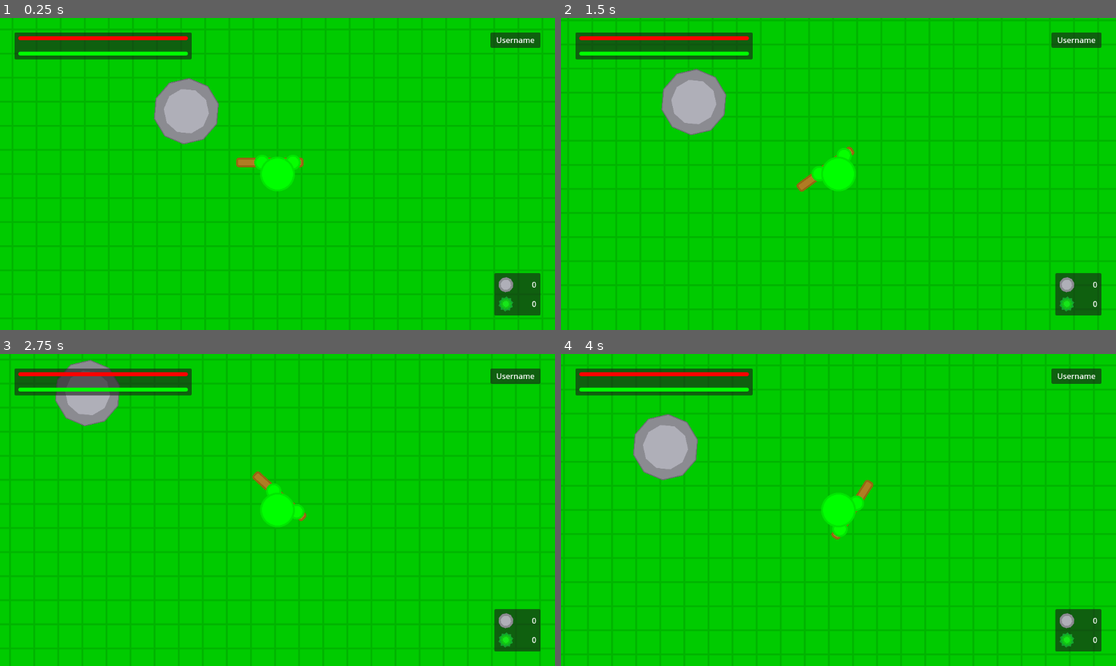
Above: before the commit, frames 1-4 (two rows, left to right).
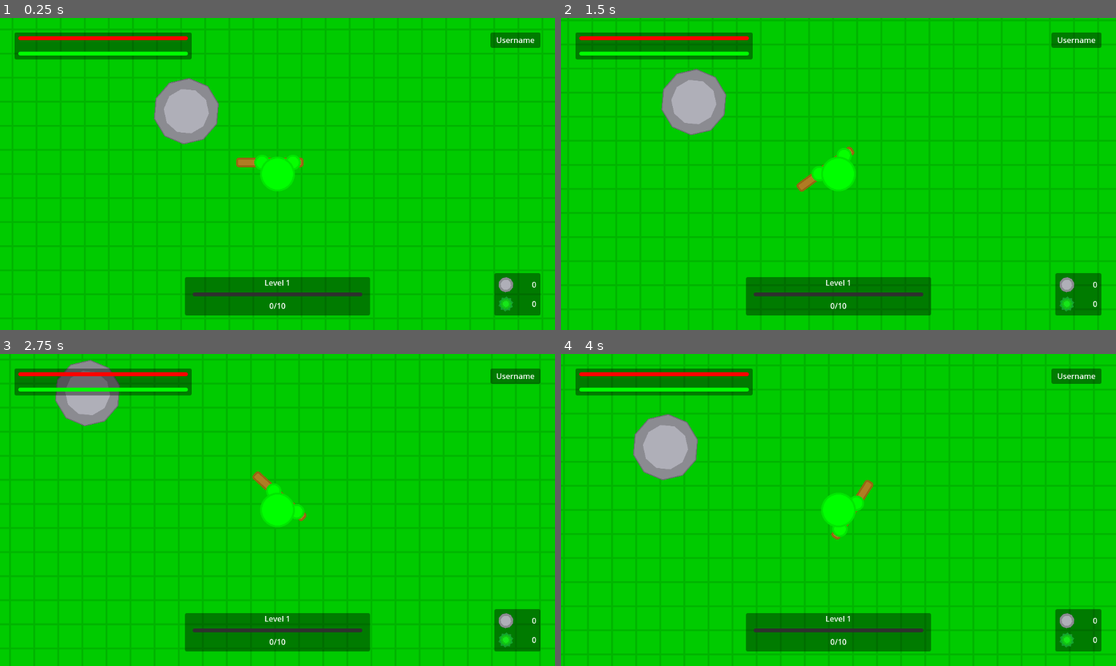
Above: after the commit, the same moments.

Repository: ColormaticStudios/runic-godot
Game: Godot game, scene res://scenes/world.tscn
The game is run twice, just before and just after one commit, with the same random seed, the same clock (stepped at 60 frames per second) and the same inputs.
Inputs (mouse positions are in pixels of both pictures, inside the frame that each line leads up to):
- Up to frame 1 (0.25 s): no input
- Up to frame 2 (1.5 s): tap Enter at 0.5 s; move the mouse to (960, 158) at 0.52 s; press the mouse at (960, 158) at 0.53 s; hold D (move_right) 0.53-1.28 s; move the mouse to (727, 189) at 1.27 s; release the mouse at (727, 189) at 1.28 s; hold S (move_down) from 1.28 s (still down); click (727, 189) at 1.35 s
- Up to frame 3 (2.75 s): move the mouse to (333, 441) at 2.02 s; release S (move_down) at 2.03 s; press the mouse at (333, 441) at 2.03 s; hold D (move_right) from 2.03 s (still down)
- Up to frame 4 (4 s): move the mouse to (810, 572) at 2.77 s; release D (move_right) at 2.78 s; release the mouse at (810, 572) at 2.78 s; hold W (move_up) 2.78-3.53 s; click (810, 572) at 2.85 s; move the mouse to (1005, 556) at 3.52 s; press the mouse at (1005, 556) at 3.53 s; hold A (move_left) from 3.53 s (still down)

The runs differ from the first frame. In frame 1, 6.9% of the frame differs, in the area x 2-98%, y 4-96%; in frame 2, 6.7%; in frame 3, 6.2%; in frame 4, 7.0%.

Commit message:
Add a leveling system

Diff:
--- a/data/character/character.gd
+++ b/data/character/character.gd
@@ -6,16 +6,21 @@
 var immobile = false
 
 var inventory = {
+	"points": 0,
 	"stone": 0,
 	"wood": 0,
 	"food": 0
 }
 var status = {
 	"health": 100,
-	"stamina": 100
+	"stamina": 100,
+	"level": 1
 }
 var current_tool = "none"
 
+
+func get_total_points_for_next_level(): #Yes, this name is very long. Deal with it
+	return status.level*10
 
 func change_tool(tool):
 	current_tool = tool
@@ -40,15 +45,25 @@
 				var hit_object = $body_pivot/raycast.get_collider()
 				if hit_object.type == "resource":
 					inventory[hit_object.resource_type] += 1
+					inventory.points += 1
 					hit_object.get_node("animation").play("hit")
 
 	#update inventory HUD
 	$hud/inventory/stone_label.text = str(inventory.stone)
 	$hud/inventory/wood_label.text = str(inventory.wood)
+	$hud/level/points.text = str(inventory.points) + "/" + str(get_total_points_for_next_level())
+	$hud/level/level_bar.value = inventory.points
 
 	#update status HUD
 	$hud/bars/health.value = status.health
 	$hud/bars/stamina.value = status.stamina
+	$hud/level/level.text = "Level " + str(status.level)
+	$hud/level/level_bar.max_value = get_total_points_for_next_level()
+
+	#level up
+	if inventory.points >= (get_total_points_for_next_level()):
+		inventory.points -= get_total_points_for_next_level()
+		status.level += 1
 
 func _input(event):
 	if event is InputEventMouseMotion:
--- a/data/character/character.tscn
+++ b/data/character/character.tscn
@@ -31,6 +31,16 @@
 "hit": SubResource("Animation_gkjmi")
 }
 
+[sub_resource type="StyleBoxFlat" id="StyleBoxFlat_tb4rh"]
+bg_color = Color(0, 0, 0, 0.392157)
+corner_radius_top_left = 4
+corner_radius_top_right = 4
+corner_radius_bottom_right = 4
+corner_radius_bottom_left = 4
+
+[sub_resource type="Theme" id="Theme_h3iw6"]
+Panel/styles/panel = SubResource("StyleBoxFlat_tb4rh")
+
 [sub_resource type="StyleBoxFlat" id="StyleBoxFlat_5s1x0"]
 bg_color = Color(0.184314, 0.184314, 0.184314, 1)
 corner_radius_top_left = 10
@@ -47,6 +57,13 @@
 
 [sub_resource type="StyleBoxFlat" id="StyleBoxFlat_31scb"]
 bg_color = Color(0, 1, 0, 1)
+corner_radius_top_left = 10
+corner_radius_top_right = 10
+corner_radius_bottom_right = 10
+corner_radius_bottom_left = 10
+
+[sub_resource type="StyleBoxFlat" id="StyleBoxFlat_1p646"]
+bg_color = Color(0, 0.698039, 1, 1)
 corner_radius_top_left = 10
 corner_radius_top_right = 10
 corner_radius_bottom_right = 10
@@ -85,10 +102,11 @@
 z_index = 10
 layout_mode = 3
 anchors_preset = 0
-offset_left = -432.0
+offset_left = -512.0
 offset_top = -256.0
-offset_right = 464.0
-offset_bottom = 272.0
+offset_right = 512.0
+offset_bottom = 256.0
+theme = SubResource("Theme_h3iw6")
 script = ExtResource("3_eogh2")
 
 [node name="bars" type="Panel" parent="hud"]
@@ -181,3 +199,44 @@
 horizontal_alignment = 2
 vertical_alignment = 1
 clip_text = true
+
+[node name="level" type="Panel" parent="hud"]
+layout_mode = 1
+anchors_preset = 7
+anchor_left = 0.5
+anchor_top = 1.0
+anchor_right = 0.5
+anchor_bottom = 1.0
+offset_left = -192.0
+offset_top = -80.0
+offset_right = 192.0
+grow_horizontal = 2
+grow_vertical = 0
+
+[node name="level" type="Label" parent="hud/level"]
+layout_mode = 0
+offset_left = 8.0
+offset_right = 376.0
+offset_bottom = 26.0
+text = "Level 0"
+horizontal_alignment = 1
+clip_text = true
+
+[node name="level_bar" type="ProgressBar" parent="hud/level"]
+offset_left = 16.0
+offset_top = 32.0
+offset_right = 368.0
+offset_bottom = 40.0
+theme_override_styles/background = SubResource("StyleBoxFlat_5s1x0")
+theme_override_styles/fill = SubResource("StyleBoxFlat_1p646")
+show_percentage = false
+
+[node name="points" type="Label" parent="hud/level"]
+layout_mode = 0
+offset_left = 8.0
+offset_top = 48.0
+offset_right = 376.0
+offset_bottom = 74.0
+text = "0/100"
+horizontal_alignment = 1
+clip_text = true
Not shown: 1 places in data/character/character.tscn that only renumber resources
